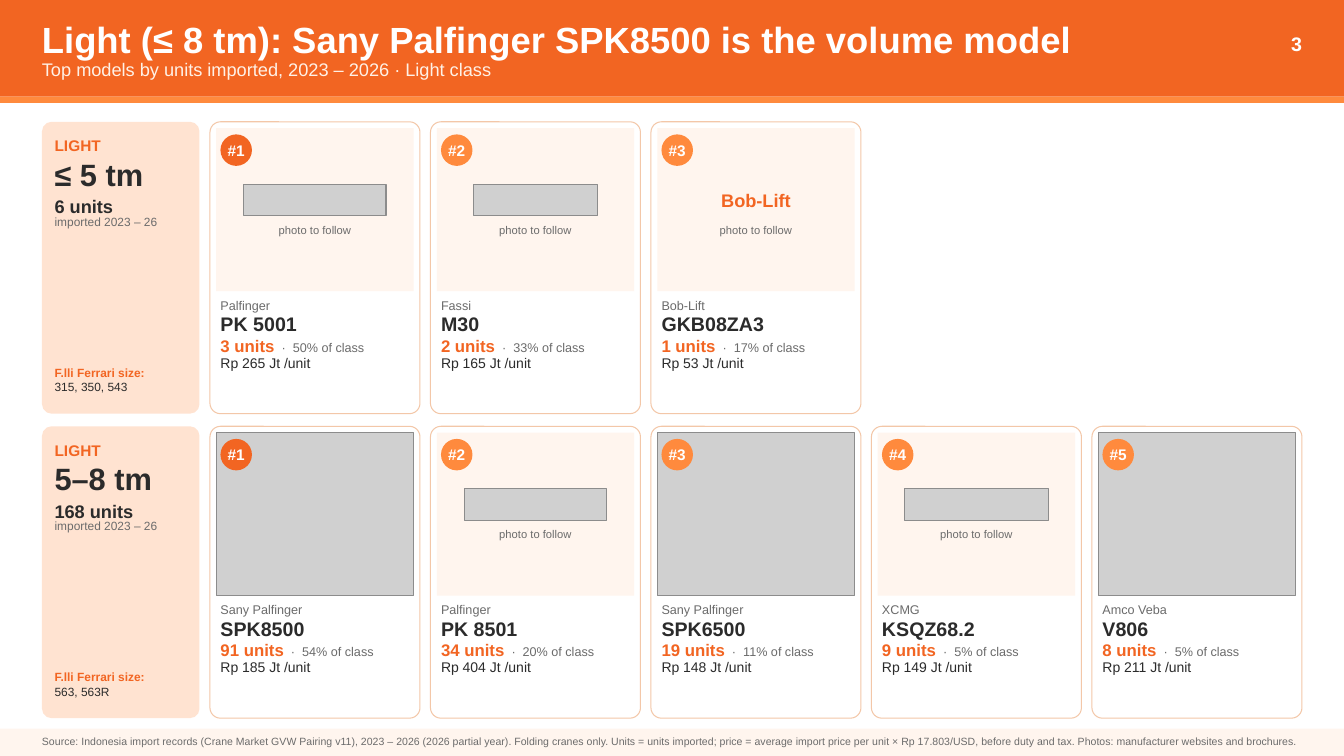
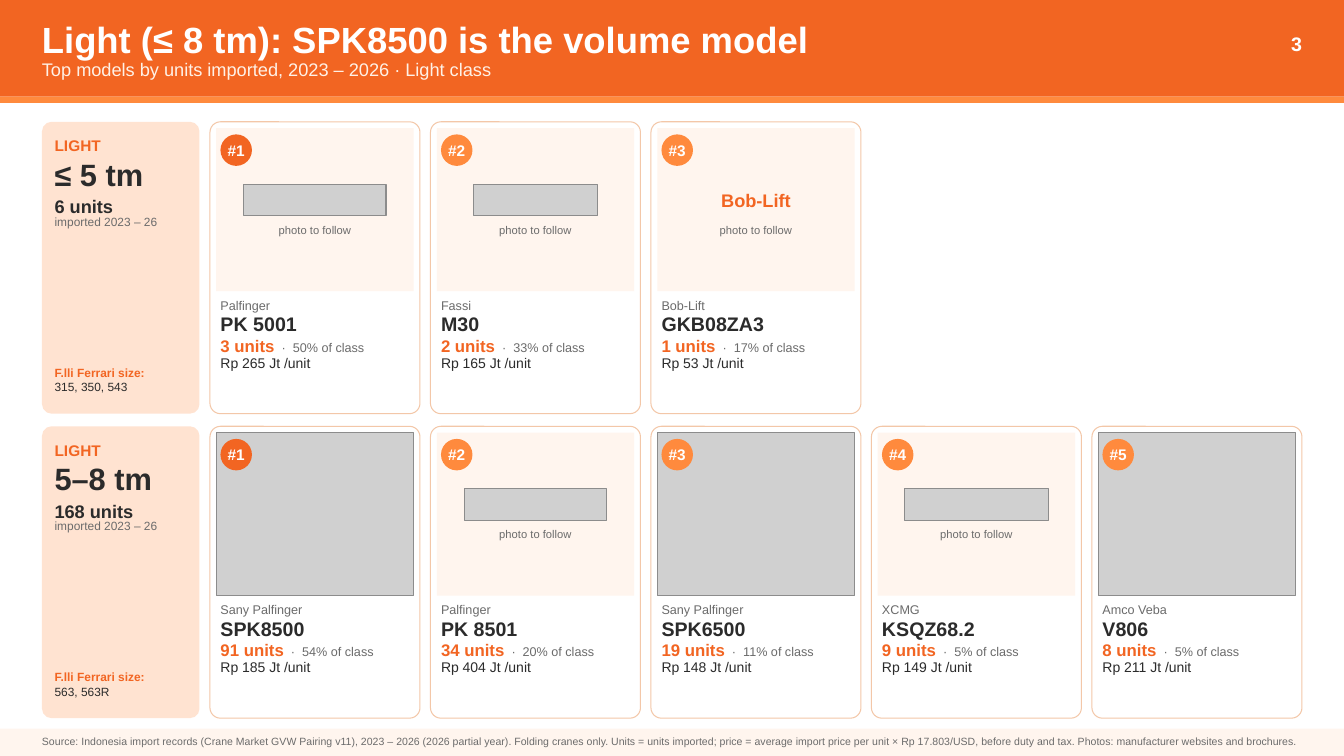
Before and after one commit to Godson7777/6month, a slide deck: slide 3 of nedp_deck/v7/Popular_Cranes_by_tm_Class.pptx. Drawn at 1344x756 pixels with LibreOffice and Linux fonts; fonts in the diff are those of the drawing; grey boxes stand for pictures. Boxes give left, top, right and bottom in pixels: in the first picture for what was removed or moved away, otherwise in the second. Text is boxed around its words. In the diff, an @@ line names an element or a change of style, - is before the commit and + after.

```diff
--- a/nedp_deck/v7/Popular_Cranes_by_tm_Class.pptx
+++ b/nedp_deck/v7/Popular_Cranes_by_tm_Class.pptx
@@ text at (42, 26, 808, 60): text changed @@
-Light (≤ 8 tm): Sany Palfinger SPK8500 is the volume model
+Light (≤ 8 tm): SPK8500 is the volume model
```
Also in this commit, not shown: 3 other slides changed, 1 other file.
